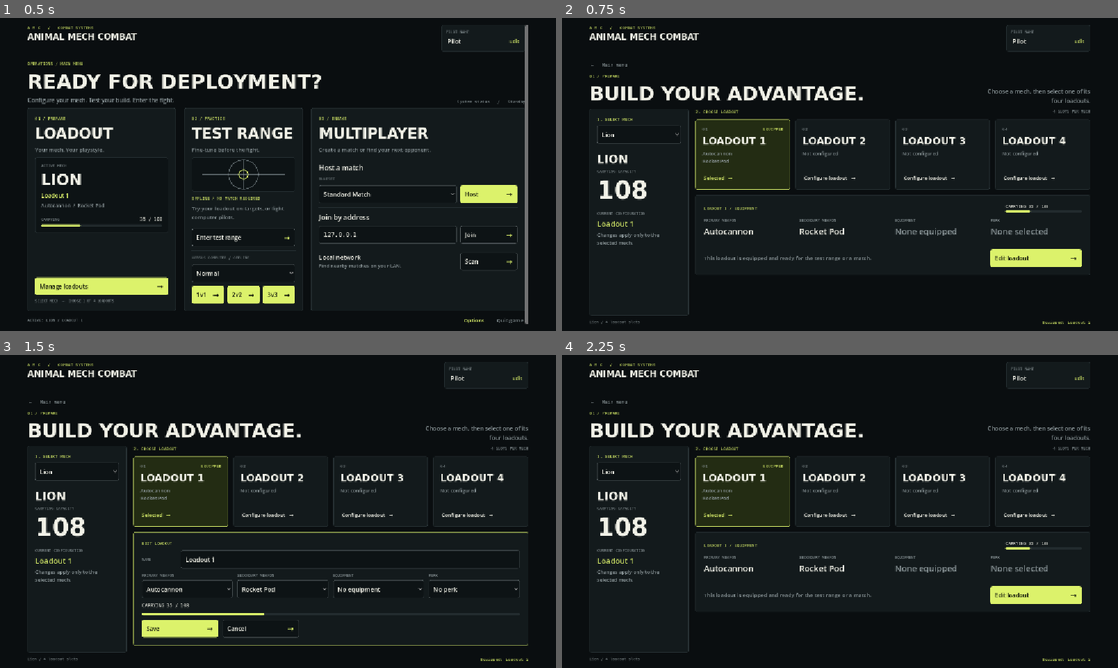
Above: before the commit, frames 1-4 (two rows, left to right).
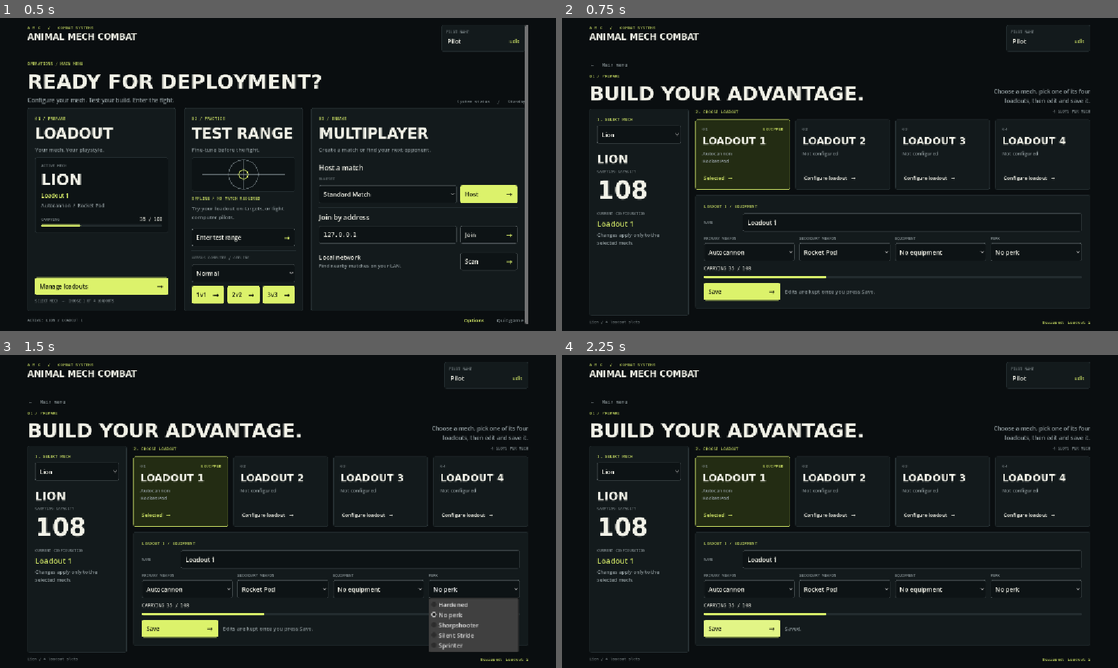
Above: after the commit, the same moments.

Repository: jacksonhcnz/animalmechcombatgame
Game: Godot game, scene res://scenes/main_menu.tscn
Two runs of this game, one before a commit and one after it. Both use one fixed random seed, a clock stepped at 60 frames per second and the inputs below.
Inputs (mouse positions are in pixels of both pictures, inside the frame that each line leads up to):
- Up to frame 1 (0.5 s): no input
- Up to frame 2 (0.75 s): click "Manage loadouts" at 0.5 s
- Up to frame 3 (1.5 s): click (472, 596) at 1.25 s, where only the run before the commit has a clickable "Edit loadout"
- Up to frame 4 (2.25 s): click "Save" at 2 s

Frame 1 is identical in both runs. In frame 2, 4.7% of the frame differs, in the area x 24-95%, y 22-93%; in frame 3, 3.8%; in frame 4, 4.6%.

Commit message:
Loadout screen: edit the selected loadout in place, drop Edit button
Co-Authored-By: Claude Sonnet 5.5 <noreply@anthropic.com>
Claude-Session: https://claude.ai/code/session_016ZAQzFNjMzKqDtLtG2bAjQ

Diff:
--- a/scripts/ui/loadout_menu.gd
+++ b/scripts/ui/loadout_menu.gd
@@ -6,8 +6,9 @@
 var _mech_pick: OptionButton
 var _side: VBoxContainer
 var _cards: HBoxContainer
-var _summary: PanelContainer
 var _editor: PanelContainer
+var _editor_title: Label
+var _editing_index: int = 0
 var _footer_left: Label
 var _footer_right: Label
 var _name_edit: LineEdit
@@ -15,7 +16,7 @@
 var _weight_label: Label
 var _weight_bar_holder: VBoxContainer
 var _save_button: Button
-var _editing: int = -1
+var _save_note: Label
 
 
 func _ready() -> void:
@@ -28,7 +29,7 @@
 	var title := UiKit.heading("Build your advantage.", 50)
 	title.size_flags_horizontal = Control.SIZE_EXPAND_FILL
 	title_row.add_child(title)
-	var hint := UiKit.label("Choose a mech, then select one of its four loadouts.", 15, UiKit.DIM)
+	var hint := UiKit.label("Choose a mech, pick one of its four loadouts, then edit and save it.", 15, UiKit.DIM)
 	hint.size_flags_vertical = Control.SIZE_SHRINK_END
 	hint.autowrap_mode = TextServer.AUTOWRAP_WORD_SMART
 	hint.custom_minimum_size = Vector2(280, 0)
@@ -46,8 +47,6 @@
 	heading_row.add_child(choose)
 	heading_row.add_child(UiKit.mono("%d slots per mech" % LoadoutStore.SLOT_COUNT, UiKit.DIM, 10))
 	_cards = UiKit.hbox(main, 14)
-	_summary = UiKit.panel(UiKit.PANEL, UiKit.BORDER, 22)
-	main.add_child(_summary)
 	_build_editor(main)
 
 	var footer := UiKit.hbox(column, 0)
@@ -77,7 +76,6 @@
 	UiKit.style_input(_mech_pick)
 	_mech_pick.item_selected.connect(func(_i: int) -> void:
 		LaunchConfig.mech_id = _mech_id()
-		_close_editor()
 		_refresh())
 	box.add_child(_mech_pick)
 	UiKit.rule(box)
@@ -107,7 +105,7 @@
 		child.queue_free()
 	for i in LoadoutStore.SLOT_COUNT:
 		_cards.add_child(_card(mech_id, i, slots[i], i == active))
-	_fill_summary(mech_def, slots[active], active)
+	_load_editor(active)
 	_footer_left.text = "%s / %d loadout slots" % [UiKit.mech_name(mech_id), LoadoutStore.SLOT_COUNT]
 	_footer_right.text = "Equipped: %s" % active_name
 
@@ -146,64 +144,24 @@
 		text = "Use this loadout"
 		go = func() -> void:
 			LoadoutStore.set_active(mech_id, index)
-			_close_editor()
 			_refresh()
 	else:
 		text = "Configure loadout"
 		go = func() -> void:
 			LoadoutStore.set_active(mech_id, index)
 			_refresh()
-			_open_editor(index)
 	var link := UiKit.link_button(text + "   →", UiKit.LIME if equipped else UiKit.TEXT, go)
 	link.add_theme_font_size_override("font_size", 13)
 	box.add_child(link)
 	return panel
 
 
-func _fill_summary(mech_def: Dictionary, slot: Dictionary, index: int) -> void:
-	for child in _summary.get_children():
-		child.queue_free()
-	_summary.visible = _editing < 0
-	var box := UiKit.vbox(_summary, 14)
-	var top := UiKit.hbox(box, 0)
-	var heading := UiKit.mono("%s / Equipment" % slot["name"])
-	heading.size_flags_horizontal = Control.SIZE_EXPAND_FILL
-	top.add_child(heading)
-	var used := Loadout.weight(mech_def, slot["loadout"])
-	var capacity := Points.carry_capacity(mech_def)
-	var carry := UiKit.vbox(top, 4)
-	carry.custom_minimum_size = Vector2(200, 0)
-	carry.add_child(UiKit.mono("Carrying %.0f / %.0f" % [used, capacity], UiKit.TEXT, 11))
-	carry.add_child(UiKit.progress(used, capacity))
-	var columns := UiKit.hbox(box, 12)
-	var labels := {"primary": "Primary weapon", "secondary": "Secondary weapon", "equipment": "Equipment", "perk": "Perk"}
-	var none_text := {"equipment": "None equipped", "perk": "None selected"}
-	for slot_id in Loadout.SLOTS:
-		var col := UiKit.vbox(columns, 6)
-		col.size_flags_horizontal = Control.SIZE_EXPAND_FILL
-		col.add_child(UiKit.mono(labels[slot_id], UiKit.DIM, 10))
-		var chosen: String = slot["loadout"][slot_id]
-		if chosen == "none":
-			col.add_child(UiKit.label(none_text[slot_id], 22, UiKit.DIM))
-		else:
-			col.add_child(UiKit.label(str(Loadout.item(slot_id, chosen).get("name", chosen)), 22))
-	UiKit.rule(box)
-	var bottom := UiKit.hbox(box, 0)
-	var ready := UiKit.label("This loadout is equipped and ready for the test range or a match.", 14, UiKit.DIM)
-	ready.size_flags_horizontal = Control.SIZE_EXPAND_FILL
-	ready.size_flags_vertical = Control.SIZE_SHRINK_CENTER
-	bottom.add_child(ready)
-	var edit := UiKit.primary_button("Edit loadout", func() -> void: _open_editor(index))
-	edit.custom_minimum_size = Vector2(240, 44)
-	bottom.add_child(edit)
-
-
 func _build_editor(parent: Control) -> void:
-	_editor = UiKit.panel(UiKit.PANEL, UiKit.LIME, 22)
-	_editor.visible = false
+	_editor = UiKit.panel(UiKit.PANEL, UiKit.BORDER, 22)
 	parent.add_child(_editor)
 	var box := UiKit.vbox(_editor, 12)
-	box.add_child(UiKit.mono("Edit loadout"))
+	_editor_title = UiKit.mono("")
+	box.add_child(_editor_title)
 	var name_row := UiKit.hbox(box, 12)
 	var name_label := UiKit.mono("Name", UiKit.DIM, 10)
 	name_label.custom_minimum_size = Vector2(90, 0)
@@ -234,9 +192,9 @@
 	_save_button = UiKit.primary_button("Save", _on_save)
 	_save_button.custom_minimum_size = Vector2(200, 44)
 	buttons.add_child(_save_button)
-	var cancel := UiKit.outline_button("Cancel", _close_editor)
-	cancel.custom_minimum_size = Vector2(200, 44)
-	buttons.add_child(cancel)
+	_save_note = UiKit.label("Edits are kept once you press Save.", 14, UiKit.DIM)
+	_save_note.size_flags_vertical = Control.SIZE_SHRINK_CENTER
+	buttons.add_child(_save_note)
 
 
 ## Fills a picker with what this mech may carry (some weapons and gear are for one mech only).
@@ -248,17 +206,16 @@
 		pick.set_item_metadata(pick.item_count - 1, id)
 
 
-func _open_editor(index: int) -> void:
-	_editing = index
+func _load_editor(index: int) -> void:
+	_editing_index = index
 	for s in Loadout.SLOTS:
 		_fill_picker(s)
 	var slot: Dictionary = LoadoutStore.slots(_mech_id())[index]
+	_editor_title.text = ("%s / Equipment" % slot["name"]).to_upper()
 	_name_edit.text = str(slot["name"])
 	for s in Loadout.SLOTS:
 		var pick: OptionButton = _pickers[s]
 		pick.select(maxi(0, Loadout.options(s, _mech_id()).find(slot["loadout"][s])))
-	_summary.visible = false
-	_editor.visible = true
 	_update_weight()
 
 
@@ -277,12 +234,6 @@
 		other_pick.select(maxi(0, Loadout.options(other, _mech_id()).find(Loadout.DEFAULT[other])))
 
 
-func _close_editor() -> void:
-	_editing = -1
-	_editor.visible = false
-	_summary.visible = true
-
-
 func _chosen() -> Dictionary:
 	var choice := {}
 	for s in Loadout.SLOTS:
@@ -303,11 +254,10 @@
 		child.queue_free()
 	_weight_bar_holder.add_child(UiKit.progress(used, capacity))
 	_save_button.disabled = not ok
+	_save_note.text = "Edits are kept once you press Save."
 
 
 func _on_save() -> void:
-	if _editing < 0:
-		return
-	LoadoutStore.save_slot(_mech_id(), _editing, _name_edit.text, _chosen())
-	_close_editor()
+	LoadoutStore.save_slot(_mech_id(), _editing_index, _name_edit.text, _chosen())
 	_refresh()
+	_save_note.text = "Saved."
